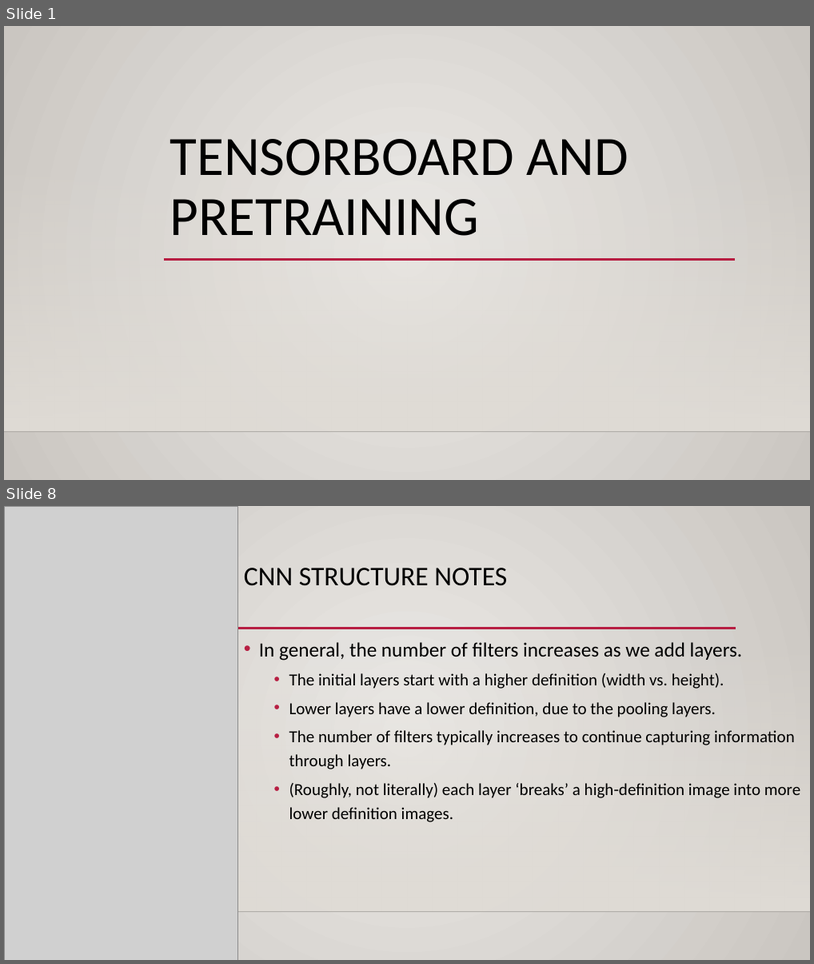
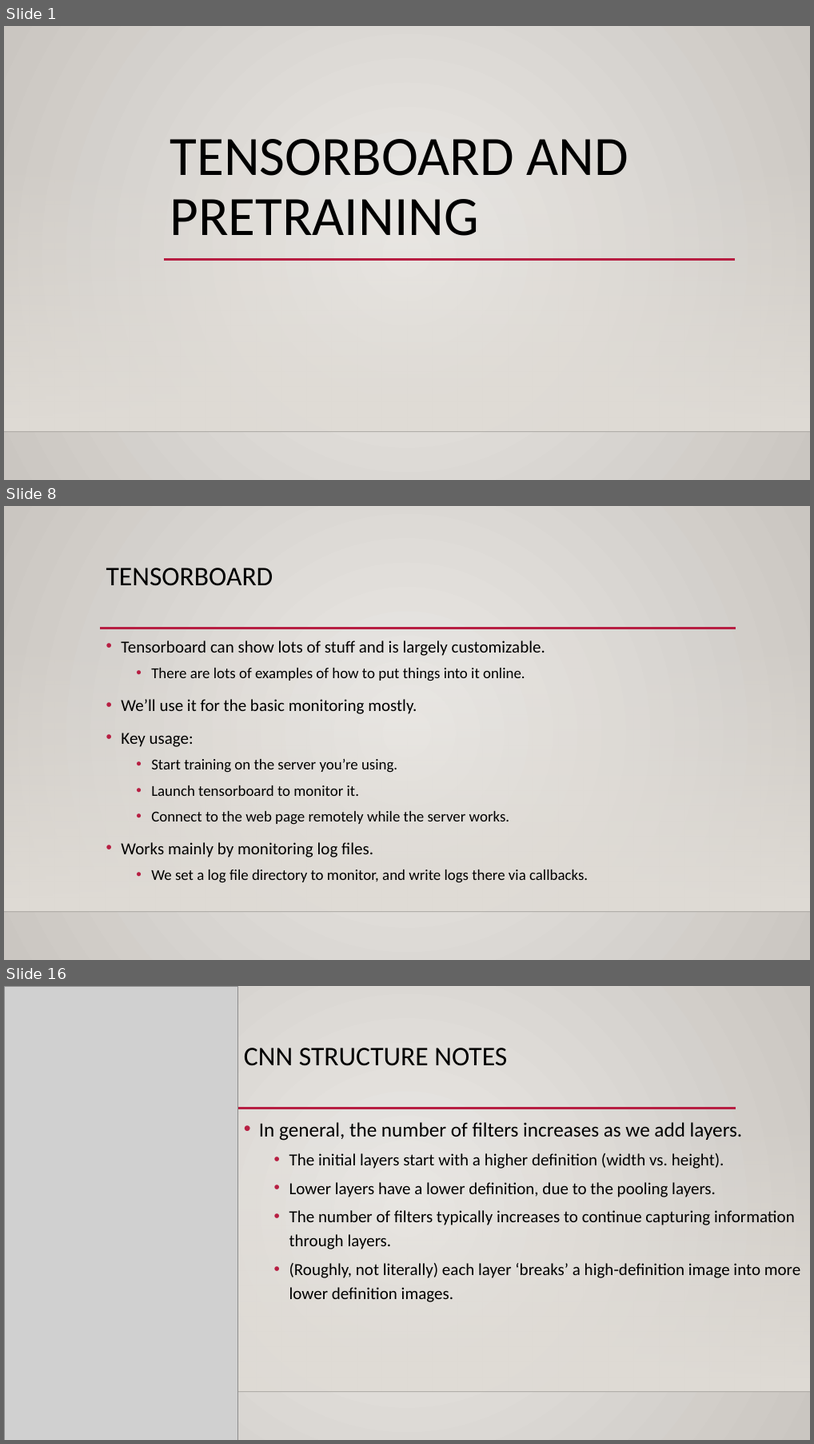
Before and after one commit to calvint13/Intro_to_Machine_Learning_Student_Workbooks, a slide deck: reference_content/Slides/tensorboard_cnn_2.pptx. Shown one above the other, each under a label of ours: slides 1 and 8 before the commit, slides 1, 8 and 16 after it; the slides between them are not shown. The pictures are 814x964 and 814x1444 pixels, drawn with LibreOffice and Linux fonts; fonts in the diff are those of the drawing; grey boxes stand for pictures; background and template pictures are left out. Boxes give left, top, right and bottom in pixels: in the first picture for what was removed or moved away, otherwise in the second. Text is boxed around its words. In the diff, an @@ line names an element or a change of style, - is before the commit and + after.

```diff
--- a/reference_content/Slides/tensorboard_cnn_2.pptx
+++ b/reference_content/Slides/tensorboard_cnn_2.pptx
@@ slide 8 added at <box>4,506,810,960</box>, background gradient #ECEAE7 to #CAC7C1; not listed: 3 template elements that a slide beside it also shows @@
@@ title added at <box>106,568,274,586</box>, 32 pt, text #000000 @@
+TENSORBOARD
@@ text added at <box>121,640,588,883</box>, 18 pt, text #000000 @@
+• Tensorboard can show lots of stuff and is largely customizable.
+  • There are lots of examples of how to put things into it online.
+• We’ll use it for the basic monitoring mostly.
+• Key usage:
+  • Start training on the server you’re using.
+  • Launch tensorboard to monitor it.
+  • Connect to the web page remotely while the server works.
+• Works mainly by monitoring log files.
+  • We set a log file directory to monitor, and write logs there via callbacks.
@@ what was slide 8 is now slide 16 @@
```
Also in this commit, not shown: 1 slide changed, 12 other slides added, 4 slides removed, 1 other file.
